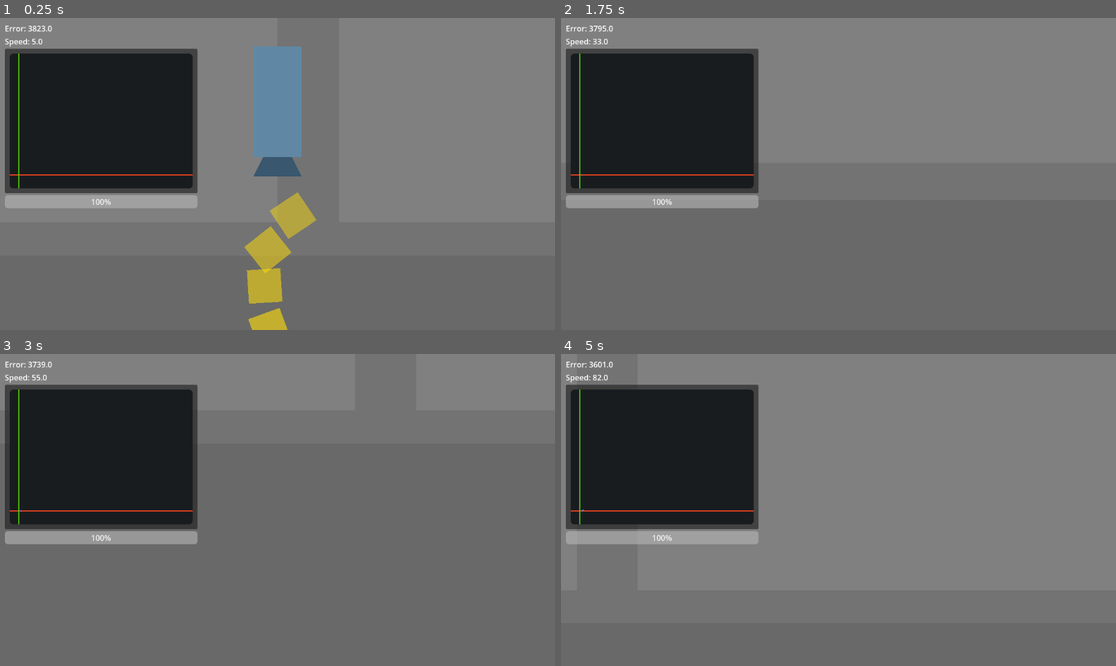
Above: before the commit, frames 1-4 (two rows, left to right).
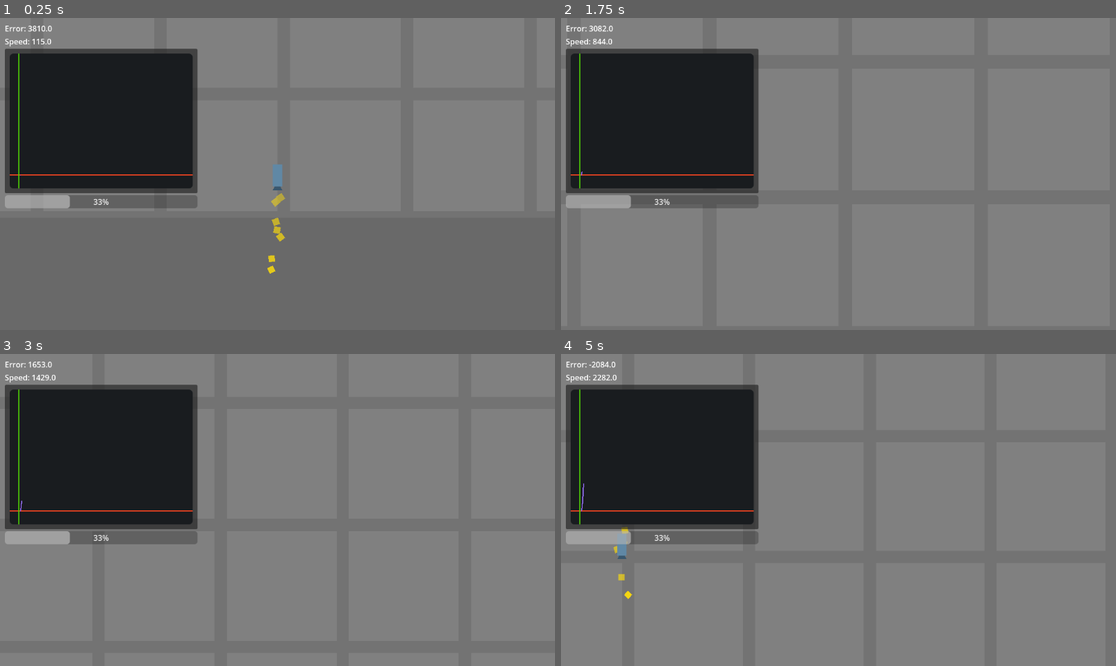
Above: after the commit, the same moments.

Repository: NattHerman/control
Game: Godot game, scene res://main.tscn
Same seed, same stepped clock (60 frames per second), same inputs: the game is played once before the commit and once after it. The engine's default icon, where the game draws it, is replaced by a stand-in: a white triangle on a blue panel in a dark square.
Inputs (mouse positions are in pixels of both pictures, inside the frame that each line leads up to):
- Up to frame 1 (0.25 s): no input
- Up to frame 2 (1.75 s): move the mouse to (960, 158) at 0.52 s; hold D (pan_right) 0.53-1.28 s; hold Shift (pan_speed_increase) 0.53-1.28 s; move the mouse to (727, 189) at 1.27 s; hold S (pan_down) from 1.28 s (still down); tap Mouse wheel up (zoom_in) at 1.35 s
- Up to frame 3 (3 s): move the mouse to (333, 441) at 2.02 s; release S (pan_down) at 2.03 s; hold D (pan_right) 2.03-2.78 s; hold Mouse wheel down (zoom_out) 2.03-2.78 s; tap Enter at 2.75 s; move the mouse to (249, 572) at 2.77 s; hold W (pan_up) from 2.78 s (still down); tap Shift (pan_speed_increase) at 2.85 s
- Up to frame 4 (5 s): move the mouse to (1005, 556) at 3.52 s; release W (pan_up) at 3.53 s; hold Mouse wheel up (zoom_in) 3.53-4.28 s; hold A (pan_left) from 3.53 s (still down); move the mouse to (672, 463) at 4.27 s; tap Mouse wheel down (zoom_out) at 4.35 s

The runs differ from the first frame. In frame 1, 7.0% of the frame differs, in the area x 3-58%, y 2-100%; in frame 2, 1.0%; in frame 3, 1.0%; in frame 4, 1.2%.

Commit message:
create box and mess with gravity

Diff:
--- a/main.gd
+++ b/main.gd
@@ -5,7 +5,8 @@
 
 @onready var rocket = %Rocket
 
+
 func _ready() -> void:
-	Engine.time_scale = 10
+	Engine.time_scale = 1
 	reference = rocket.reference
 	$ReferenceMarker.position.y = -reference
--- a/main.tscn
+++ b/main.tscn
@@ -1,27 +1,39 @@
-[gd_scene load_steps=5 format=3 uid="uid://c2mnkn0utmoir"]
+[gd_scene load_steps=7 format=3 uid="uid://c2mnkn0utmoir"]
 
 [ext_resource type="PackedScene" uid="uid://dvlu3kjtssoyx" path="res://world.tscn" id="1_ig7tw"]
+[ext_resource type="Script" uid="uid://by3j0wa848elw" path="res://main.gd" id="1_lquwl"]
 [ext_resource type="PackedScene" uid="uid://r5u32am37bo1" path="res://rocket/rocket.tscn" id="2_0xm2m"]
 [ext_resource type="Script" uid="uid://v6k3xlk4uc5p" path="res://camera_controller.gd" id="2_h2yge"]
 [ext_resource type="PackedScene" uid="uid://cs8eylb6ck137" path="res://ui.tscn" id="4_1bvp3"]
+[ext_resource type="PackedScene" uid="uid://hsb41au6is5l" path="res://box.tscn" id="6_7mycd"]
 
 [node name="Main" type="Node2D"]
+script = ExtResource("1_lquwl")
 
 [node name="World" parent="." instance=ExtResource("1_ig7tw")]
 
-[node name="Camera2D" type="Camera2D" parent="."]
-position = Vector2(0, -17)
-zoom = Vector2(10, 10)
+[node name="Rocket" parent="." instance=ExtResource("2_0xm2m")]
+unique_name_in_owner = true
+position = Vector2(0, -16)
+mass = 549000.0
+
+[node name="Camera2D" type="Camera2D" parent="Rocket"]
+position = Vector2(0, -17.16)
+zoom = Vector2(2, 2)
 process_callback = 0
-position_smoothing_enabled = true
 script = ExtResource("2_h2yge")
-
-[node name="Rocket" parent="." instance=ExtResource("2_0xm2m")]
-position = Vector2(0, -16)
-Kp = 200.0
-Ki = 10.0
-Kd = 100.0
 
 [node name="CanvasLayer" type="CanvasLayer" parent="."]
 
 [node name="UI" parent="CanvasLayer" instance=ExtResource("4_1bvp3")]
+
+[node name="ReferenceMarker" type="Polygon2D" parent="."]
+color = Color(0.8272567, 0.33475384, 0, 1)
+polygon = PackedVector2Array(500, 1, -500, 1, -500, -1, 500, -1)
+
+[node name="Box" parent="." instance=ExtResource("6_7mycd")]
+position = Vector2(29, -42)
+
+[node name="Box2" parent="." instance=ExtResource("6_7mycd")]
+position = Vector2(30, -17)
+mass = 100.0
--- a/project.godot
+++ b/project.godot
@@ -64,7 +64,7 @@
 
 [physics]
 
-2d/default_gravity=9.8100000000004
+2d/default_gravity=490.0
 2d/default_linear_damp=0.0
 common/physics_interpolation=true
 
--- a/rocket/rocket.gd
+++ b/rocket/rocket.gd
@@ -6,6 +6,7 @@
 var reference: float = 1280*3
 
 var drag_coefficient = 10 # going off vibes
+var gravity = 980
 
 @onready var main_thruster = $MainThruster
 
@@ -27,12 +28,16 @@
 
 
 func _ready() -> void:
+	var omega0: float = 2*PI * 1
+	Kp = (omega0 ** 2) * mass
+	Kd = 2 * omega0 * mass
+
 	pid_controller.set_PID(Kp, Ki, Kd)
 	pid_controller.set_back_propogation(false, 0, main_thruster.max_thrust)
 
 	var thrust_Gs: float = 3
 
-	main_thruster.max_thrust = mass * 9.8 * thrust_Gs
+	main_thruster.max_thrust = mass * gravity * thrust_Gs
 
 
 func _physics_process(delta: float) -> void:
@@ -42,7 +47,7 @@
 		ui_values.error = roundf(error)
 
 		var u_pid: float = pid_controller.control(error, delta)
-		var u_nom: float = 9.81 * mass
+		var u_nom: float = gravity * mass
 
 		var u: float = u_pid + u_nom
 		print(round(u_pid), " ", round(u_nom))
